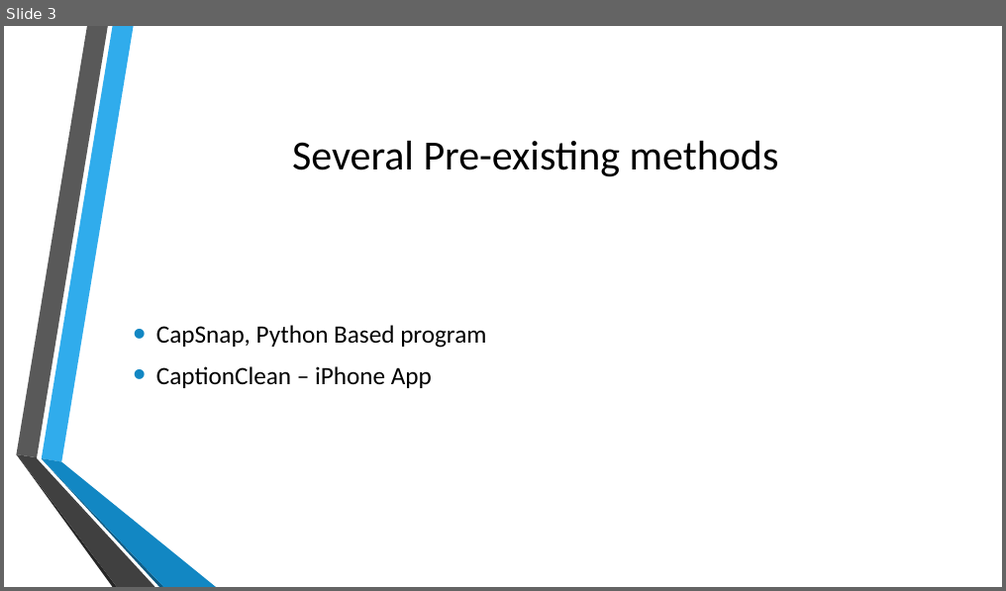
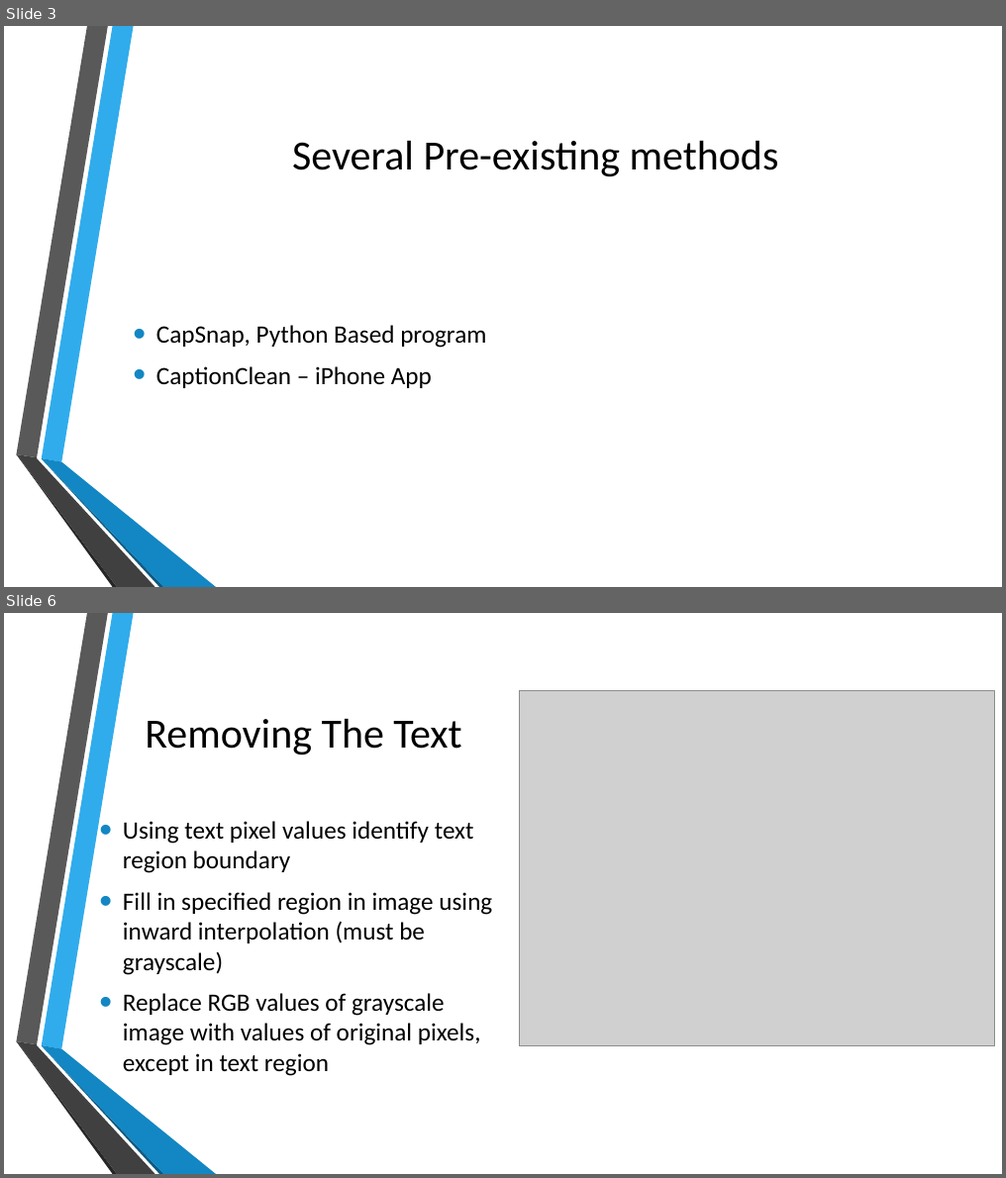
Before and after one commit to dave-tigre/snapchat_caption_removal, a slide deck: Snapchat Presentation.pptx. Shown one above the other, each under a label of ours: slide 3 before the commit, slides 3 and 6 after it; the slides between them are not shown. The pictures are 1006x591 and 1006x1178 pixels, drawn with LibreOffice and Linux fonts; fonts in the diff are those of the drawing; grey boxes stand for pictures; background and template pictures are left out. Boxes give left, top, right and bottom in pixels: in the first picture for what was removed or moved away, otherwise in the second. Text is boxed around its words. In the diff, an @@ line names an element or a change of style, - is before the commit and + after.

Commit message:
updates to ppt for presentation

```diff
--- a/Snapchat Presentation.pptx
+++ b/Snapchat Presentation.pptx
@@ slide 6 added at <box>4,613,1002,1174</box>, background picture (left out); not listed: 6 template elements that a slide beside it also shows @@
@@ picture added at <box>519,691,994,1047</box> @@
@@ title added at <box>145,719,461,756</box>, 40 pt, text #000000 @@
+Removing The Text
@@ text added at <box>123,821,492,1076</box>, 24 pt, text #000000 @@
+• Using text pixel values identify text region boundary
+• Fill in specified region in image using inward interpolation (must be grayscale)
+• Replace RGB values of grayscale image with values of original pixels, except in text region
```
Also in this commit, not shown: 2 slides changed, 2 other slides added, 1 slide removed, 6 other files.
